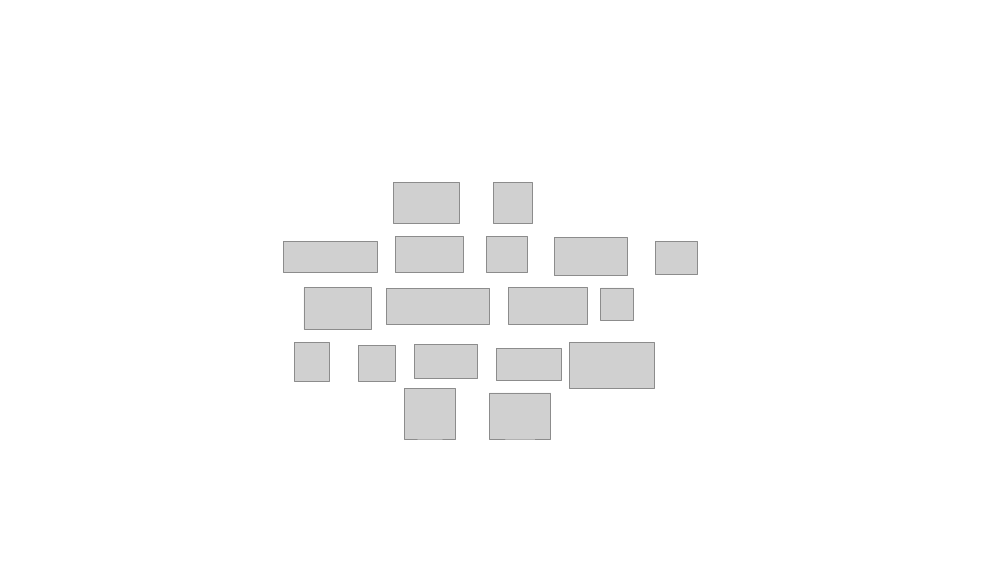
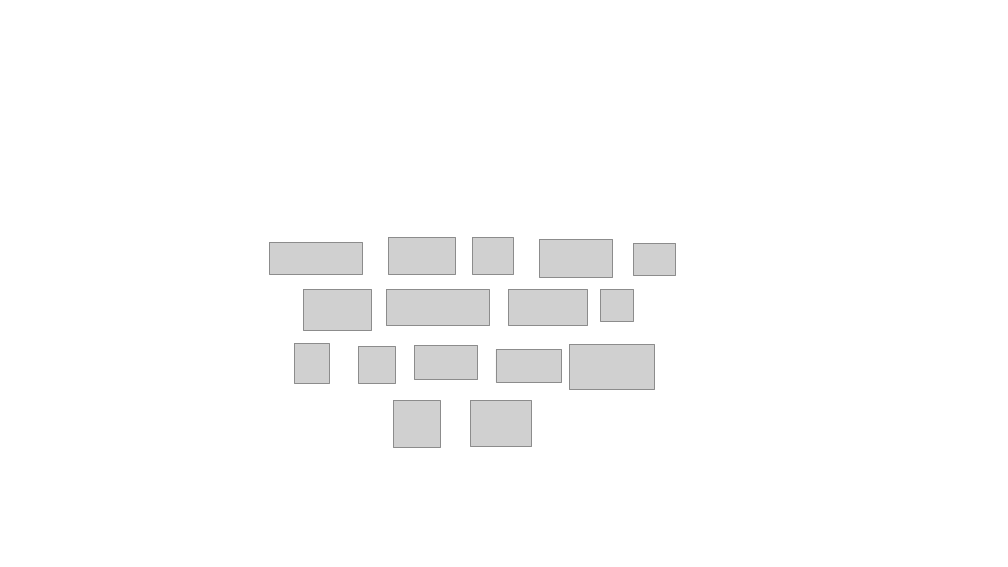
Before and after one commit to hasiberri/snippets, a slide deck: slide 2 of README.img/Lainotikoverview.pptx. Drawn at 1008x567 pixels with LibreOffice and Linux fonts; fonts in the diff are those of the drawing; grey boxes stand for pictures; background and template pictures are left out. Boxes give left, top, right and bottom in pixels: in the first picture for what was removed or moved away, otherwise in the second. Text is boxed around its words. In the diff, an @@ line names an element or a change of style, - is before the commit and + after.

```diff
--- a/README.img/Lainotikoverview.pptx
+++ b/README.img/Lainotikoverview.pptx
@@ picture removed at box(394, 183, 460, 223) @@
@@ picture removed at box(494, 183, 533, 223) @@
@@ picture: place and size @@
-picture at box(395, 237, 463, 273)
+picture at box(389, 238, 456, 274)
@@ 3 pictures: place and size @@
-3 pictures at box(284, 237, 627, 276)
+3 pictures at box(269, 238, 613, 278)
@@ picture: place and size @@
-picture at box(656, 242, 698, 275)
+picture at box(634, 243, 675, 276)
@@ picture: place and size @@
-picture at box(404, 389, 455, 439)
+picture at box(393, 401, 441, 448)
@@ picture: place and size @@
-picture at box(490, 393, 552, 439)
+picture at box(471, 401, 532, 446)
```
Also in this commit, not shown: 1 slide added, 4 other files.
